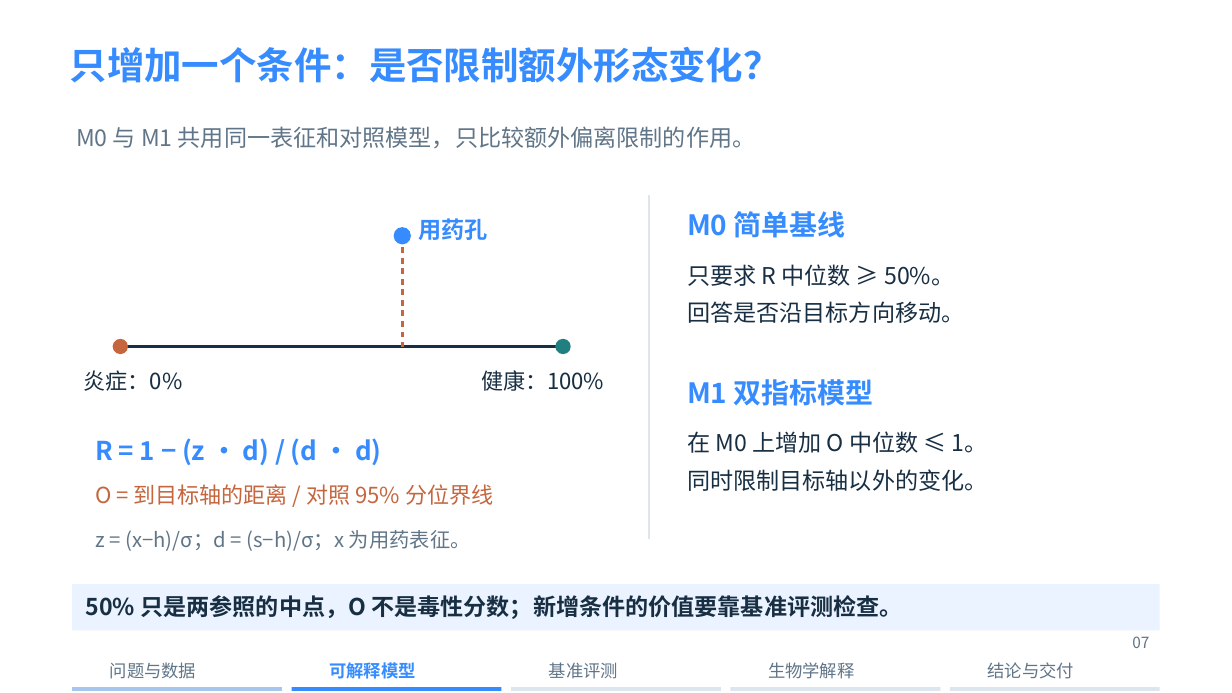
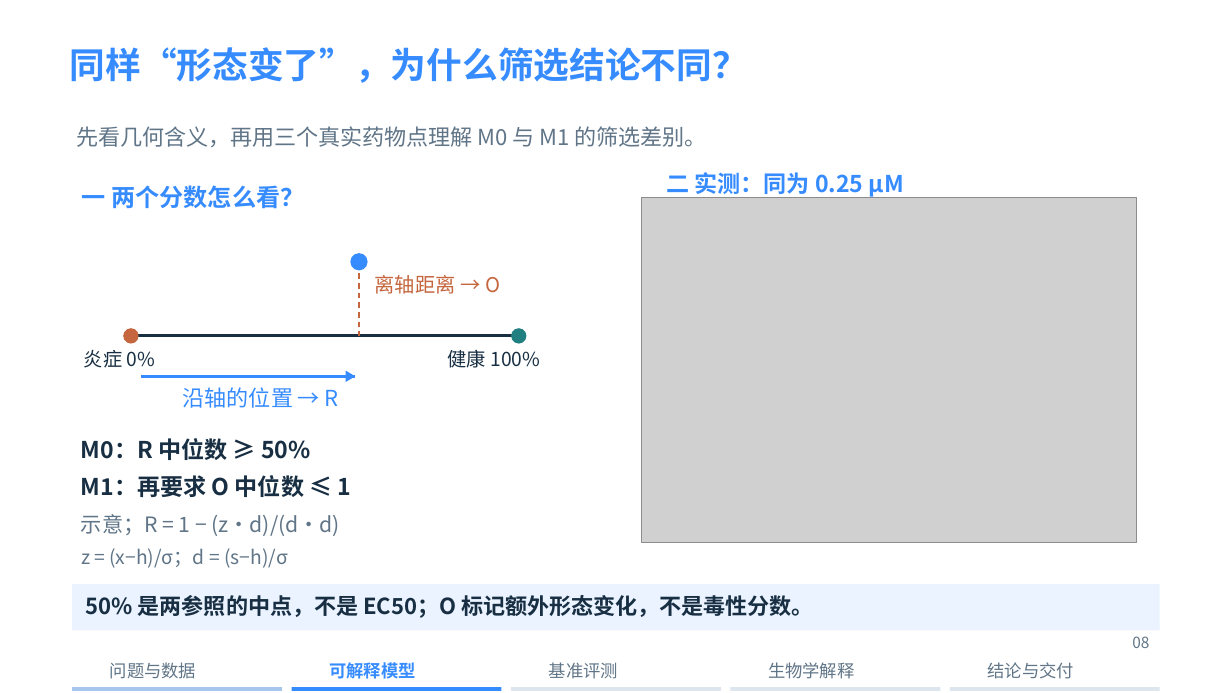
Before and after one commit to xing-zq/cell-state-dose-response, a slide deck: slide 8 of presentation/细胞状态轨迹_十分钟汇报.pptx (slide 7 before the commit). Drawn at 1232x693 pixels with LibreOffice and Linux fonts; fonts in the diff are those of the drawing; grey boxes stand for pictures; background and template pictures are left out. Boxes give left, top, right and bottom in pixels: in the first picture for what was removed or moved away, otherwise in the second. Text is boxed around its words. In the diff, an @@ line names an element or a change of style, - is before the commit and + after.

```diff
--- a/presentation/细胞状态轨迹_十分钟汇报.pptx
+++ b/presentation/细胞状态轨迹_十分钟汇报.pptx
@@ text removed at [70, 46, 781, 83] @@
-只增加一个条件：是否限制额外形态变化？
@@ text added at [70, 47, 748, 83], 27.8 pt, text #368CFF, bold @@
+同样“形态变了”，为什么筛选结论不同？
@@ text removed at [76, 126, 755, 148] @@
-M0 与 M1 共用同一表征和对照模型，只比较额外偏离限制的作用。
@@ text added at [76, 126, 706, 147], 17.2 pt, text #607587 @@
+先看几何含义，再用三个真实药物点理解 M0 与 M1 的筛选差别。
@@ text added at [666, 172, 904, 198], 18 pt, text #368CFF, bold @@
+二 实测：同为 0.25 µM
@@ text added at [82, 185, 304, 209], 18.8 pt, text #368CFF, bold @@
+一 两个分数怎么看？
@@ picture added at [642, 198, 1137, 543] @@
@@ freeform shape removed at [649, 195, 650, 539] @@
@@ text removed at [419, 218, 488, 240] @@
-用药孔
@@ text removed at [687, 211, 846, 238] @@
-M0 简单基线
@@ ellipse: place and size @@
-ellipse at [394, 227, 411, 245]
+ellipse at [350, 253, 368, 271]
@@ freeform shape: place and size @@
-freeform shape at [402, 248, 403, 347]
+freeform shape at [360, 274, 360, 336]
@@ freeform shape at [360, 274, 360, 336]: outline #C5663E 2.25 pt to #C5663E 1.5 pt @@
@@ text added at [375, 275, 500, 294], 15.8 pt, text #C5663E @@
+离轴距离 → O
@@ ellipse: place and size @@
-ellipse at [113, 339, 128, 355]
+ellipse at [123, 328, 139, 344]
@@ ellipse: place and size @@
-ellipse at [555, 339, 571, 355]
+ellipse at [511, 328, 527, 344]
@@ text removed at [687, 301, 964, 323] @@
-回答是否沿目标方向移动。
@@ text at [84, 350, 155, 368]: text changed; size 17.2 to 15 pt @@
-炎症：0%
+炎症 0%
@@ freeform shape: place and size @@
-freeform shape at [120, 347, 563, 348]
+freeform shape at [131, 336, 519, 337]
@@ text at [448, 350, 541, 368]: text changed; size 17.2 to 15 pt @@
-健康：100%
+健康 100%
@@ freeform shape added at [141, 376, 355, 377], outline #368CFF 2.25 pt @@
@@ text added at [183, 387, 339, 408], 17.2 pt, text #368CFF @@
+沿轴的位置 → R
@@ freeform shape added at [346, 371, 355, 382], fill #368CFF @@
@@ text removed at [687, 379, 874, 406] @@
-M1 双指标模型
@@ text at [81, 438, 310, 460]: text changed; bold on @@
-只要求 R 中位数 ≥ 50%。
+M0：R 中位数 ≥ 50%
@@ text removed at [687, 431, 988, 453] @@
-在 M0 上增加 O 中位数 ≤ 1。
@@ text added at [81, 475, 352, 497], 18 pt, text #182F43, bold @@
+M1：再要求 O 中位数 ≤ 1
@@ text removed at [687, 469, 987, 491] @@
-同时限制目标轴以外的变化。
@@ text removed at [95, 484, 493, 505] @@
-O = 到目标轴的距离 / 对照 95% 分位界线
@@ text at [81, 514, 340, 536]: text changed; size 20.2 to 16.5 pt; text colour #368CFF to #607587; bold off @@
-R = 1 − (z · d) / (d · d)
+示意；R = 1 − (z·d)/(d·d)
@@ text at [81, 548, 288, 568]: text changed; size 15.8 to 15 pt @@
-z = (x−h)/σ；d = (s−h)/σ；x 为用药表征。
+z = (x−h)/σ；d = (s−h)/σ
@@ text at [86, 595, 814, 618]: text changed; size 18 to 17.2 pt @@
-50% 只是两参照的中点，O 不是毒性分数；新增条件的价值要靠基准评测检查。
+50% 是两参照的中点，不是 EC50；O 标记额外形态变化，不是毒性分数。
@@ text at [1132, 636, 1149, 648]: text changed @@
-07
+08
```
Also in this commit, not shown: 14 other slides changed, 3 slides added, 1 slide removed, 23 other files.
